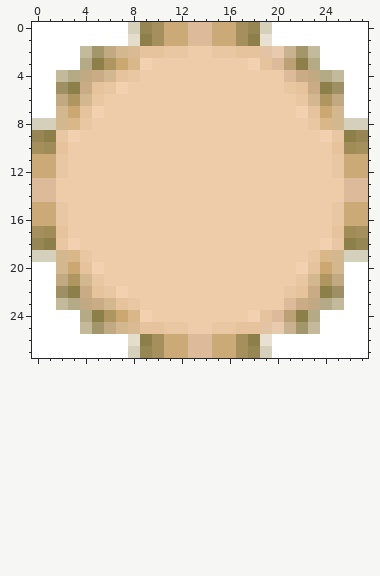
A pixel-art sprite gets an edit: Physics2_class4 - handout/Game/pinball/white_button_bumper.png. That is the earlier state.
The file is 28x28 pixels. Colours within 5 levels of each other are drawn and written as one.
And afterwards:
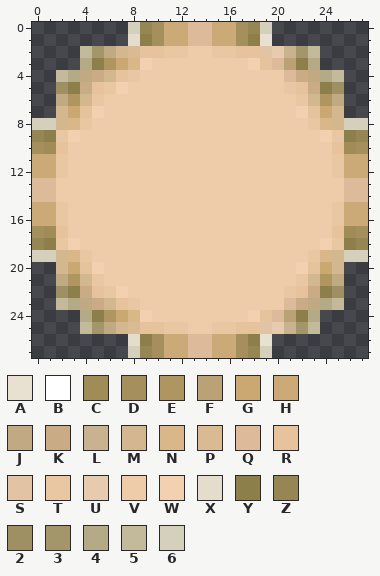
Palette (. is transparent): A #e8e0d1  B #ffffff  C #9f8c57  D #a5905d  E #af9661  F #baa176  G #cba771  H #ccaa77  J #c1a983  K #c9ac86  L #c8b28f  M #d3b78e  N #d9b789  P #d9ba92  Q #ddbb9a  R #e6c39c  S #e2c4a5  T #e9c7a2  U #e8caaf  V #eeccaa  W #f2d0b0  X #e5ddcb  Y #8c7f4a  Z #968653  2 #9e9062  3 #a3966a  4 #b4aa85  5 #c3b99b  6 #d5d0bc
What changed:
{"y":0,"x":0,"old":"BBBBBBBB","new":"........"}
{"y":0,"x":20,"old":"BBBBBBBB","new":"........"}
{"y":1,"x":0,"old":"BBBBBBBB","new":"........"}
{"y":1,"x":20,"old":"BBBBBBBB","new":"........"}
{"y":2,"x":0,"old":"BBBB","new":"...."}
{"y":2,"x":24,"old":"BBBB","new":"...."}
{"y":3,"x":0,"old":"BBBB","new":"...."}
{"y":3,"x":24,"old":"BBBB","new":"...."}
{"y":4,"x":0,"old":"BB","new":".."}
{"y":4,"x":26,"old":"BB","new":".."}
{"y":5,"x":0,"old":"BB","new":".."}
{"y":5,"x":26,"old":"BB","new":".."}
{"y":6,"x":0,"old":"BB","new":".."}
{"y":6,"x":26,"old":"BB","new":".."}
{"y":7,"x":0,"old":"BB","new":".."}
{"y":7,"x":26,"old":"BB","new":".."}
{"y":20,"x":0,"old":"BB","new":".."}
{"y":20,"x":26,"old":"BB","new":".."}
{"y":21,"x":0,"old":"BB","new":".."}
{"y":21,"x":26,"old":"BB","new":".."}
{"y":22,"x":0,"old":"BB","new":".."}
{"y":22,"x":26,"old":"BB","new":".."}
{"y":23,"x":0,"old":"BB","new":".."}
{"y":23,"x":26,"old":"BB","new":".."}
{"y":24,"x":0,"old":"BBBB","new":"...."}
{"y":24,"x":24,"old":"BBBB","new":"...."}
{"y":25,"x":0,"old":"BBBB","new":"...."}
{"y":25,"x":24,"old":"BBBB","new":"...."}
{"y":26,"x":0,"old":"BBBBBBBB","new":"........"}
{"y":26,"x":20,"old":"BBBBBBBB","new":"........"}
{"y":27,"x":0,"old":"BBBBBBBB","new":"........"}
{"y":27,"x":20,"old":"BBBBBBBB","new":"........"}
{"label":"erased","picture_box":[32,22,128,118]}
{"label":"erased","picture_box":[272,22,368,118]}
{"label":"erased","picture_box":[32,262,128,358]}
{"label":"erased","picture_box":[272,262,368,358]}
